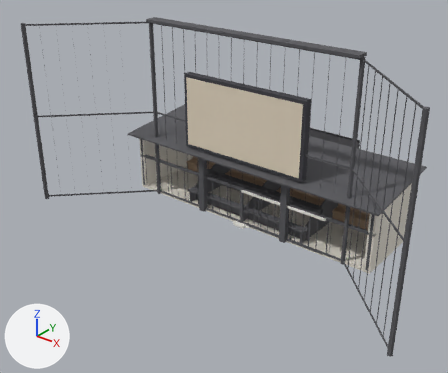
Renders of the glTF model public/models/tello/fields-kit.glb from each side of a commit.
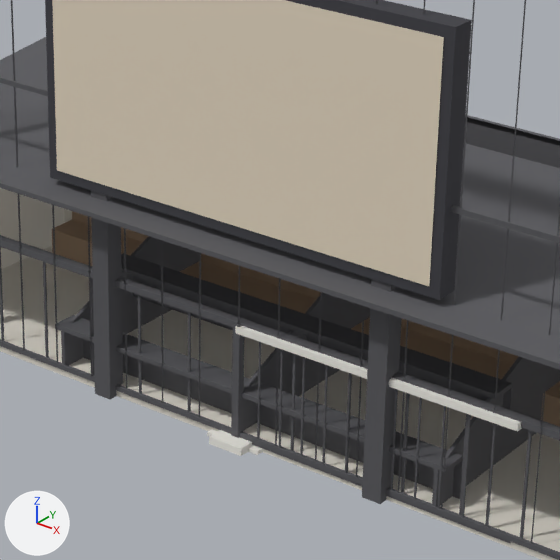
Each version appears first whole from a 50 mm lens placed at (10.45, -13.97, 9.8), pointed at (-0.12, -0.76, 1.61), and next in a close-up on the part from 38% to 75% of the width and 25% to 70% of the height. Every picture has the same lights, and +X, +Y and +Z are marked at lower left. The last two pictures show the newer version. Where no turn or scale is listed for an object, it has been applied to the vertices.

The first close-up shows 'backstop', 'base', 'bleacher', 'dugout', 'fence-panel', 'scoreboard' and 1 more.
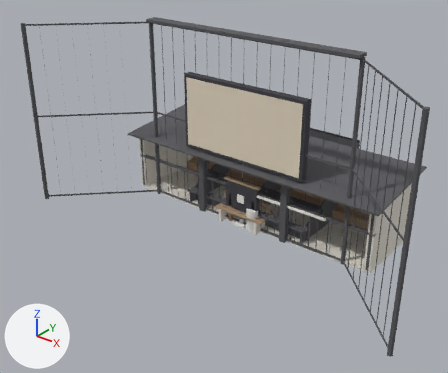
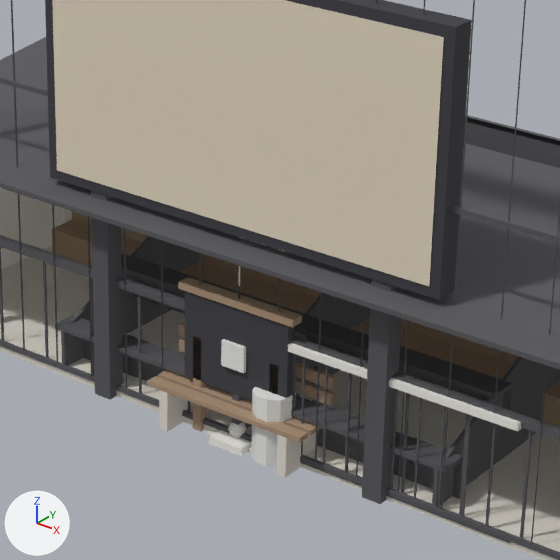
Location of each change, (x1, y1, x2, y2) in pixels of the close-ups (560 x 560 px):
'hole-sign', added: after (178, 277, 302, 432)
    faces in mat_black: (185, 291, 295, 400)
    faces in mat_wood: (178, 277, 302, 432)
'golf-bench', added: after (147, 322, 335, 478)
    faces in mat_wood: (147, 322, 335, 443)
    faces in mat_stone: (159, 390, 316, 478)
'ball-washer', added: after (221, 339, 296, 466)
'tee-marker', added: after (228, 422, 246, 438)

The change, as a diff of the scene's bpy script:
```diff
--- a/public/models/tello/fields-kit.glb.py
+++ b/public/models/tello/fields-kit.glb.py
@@ mat_paint @@
+mat_paint = bpy.data.materials.new('paint')
+# nodes: BsdfPrincipled, Mix, OutputMaterial, VertexColor
+# colours: white #ededea, mixed with the vertex colours
@@ me_tee_marker @@
+me_tee_marker.from_pydata(...)  # a 6-sided cylinder along z spanning x -0.012..0.012, y -0.01..0.01, z -0.12..-0.06, material slot 0; a UV sphere (8 segments, 4 rings, poles along z) spanning x -0.09..0.09, y -0.09..0.09, z -0.06..0.12, material slot 1
+me_tee_marker.materials.append(mat_metal)
+me_tee_marker.materials.append(mat_paint)
@@ me_hole_sign @@
+me_hole_sign.from_pydata(...)  # 32 vertices, 44 faces; spans x -0.66..0.66, y -0.07..0.07, z -0.76..0.76
+# faces by material slot: [32, 12]
+me_hole_sign.materials.append(mat_wood)
+me_hole_sign.materials.append(mat_black)
@@ me_golf_bench @@
+me_golf_bench.from_pydata(...)  # 72 vertices, 98 faces; spans x -0.9..0.9, y -0.28..0.28, z -0.46..0.46
+# faces by material slot: [20, 54, 24]
+me_golf_bench.materials.append(mat_stone)
+me_golf_bench.materials.append(mat_wood)
+me_golf_bench.materials.append(mat_metal)
@@ me_ball_washer @@
+me_ball_washer.from_pydata(...)  # 60 vertices, 98 faces; spans x -0.375..0.375, y -0.19..0.19, z -0.68..0.68
+# faces by material slot: [40, 46, 12]
+me_ball_washer.materials.append(mat_metal)
+me_ball_washer.materials.append(mat_paint)
+me_ball_washer.materials.append(mat_black)
@@ ob_tee_marker @@
+ob_tee_marker = bpy.data.objects.new('tee-marker', me_tee_marker)
+ob_tee_marker.location = (0.0, 0.0, 0.12)
@@ ob_hole_sign @@
+ob_hole_sign = bpy.data.objects.new('hole-sign', me_hole_sign)
+ob_hole_sign.location = (0.0, 0.0, 0.76)
@@ ob_golf_bench @@
+ob_golf_bench = bpy.data.objects.new('golf-bench', me_golf_bench)
+ob_golf_bench.location = (0.0, 0.025, 0.46)
@@ ob_ball_washer @@
+ob_ball_washer = bpy.data.objects.new('ball-washer', me_ball_washer)
+ob_ball_washer.location = (0.245, 0.0, 0.68)
```
